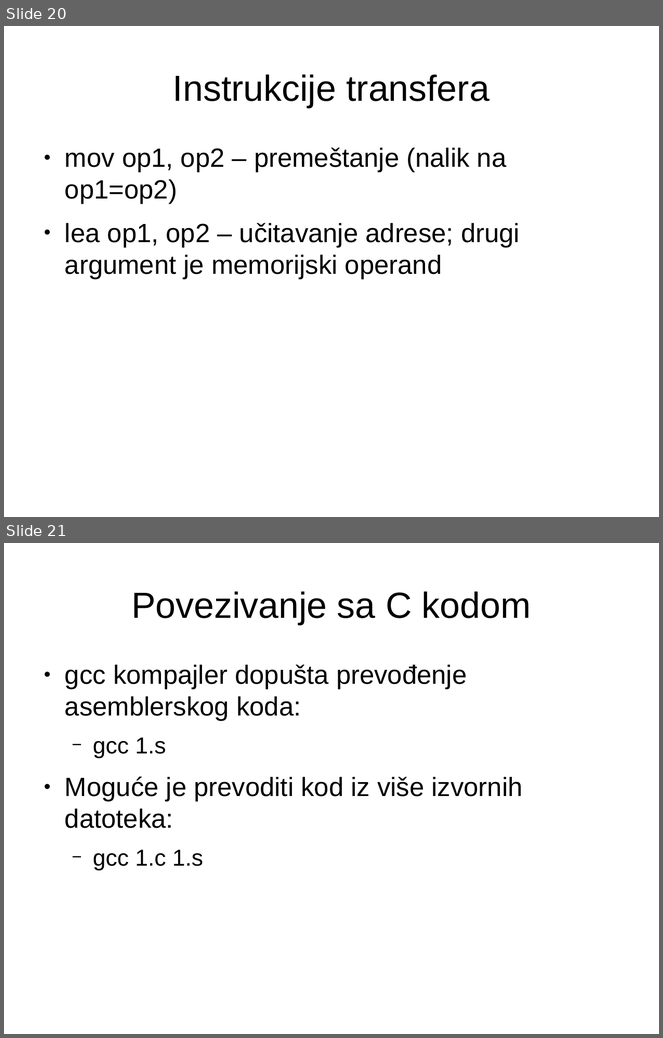
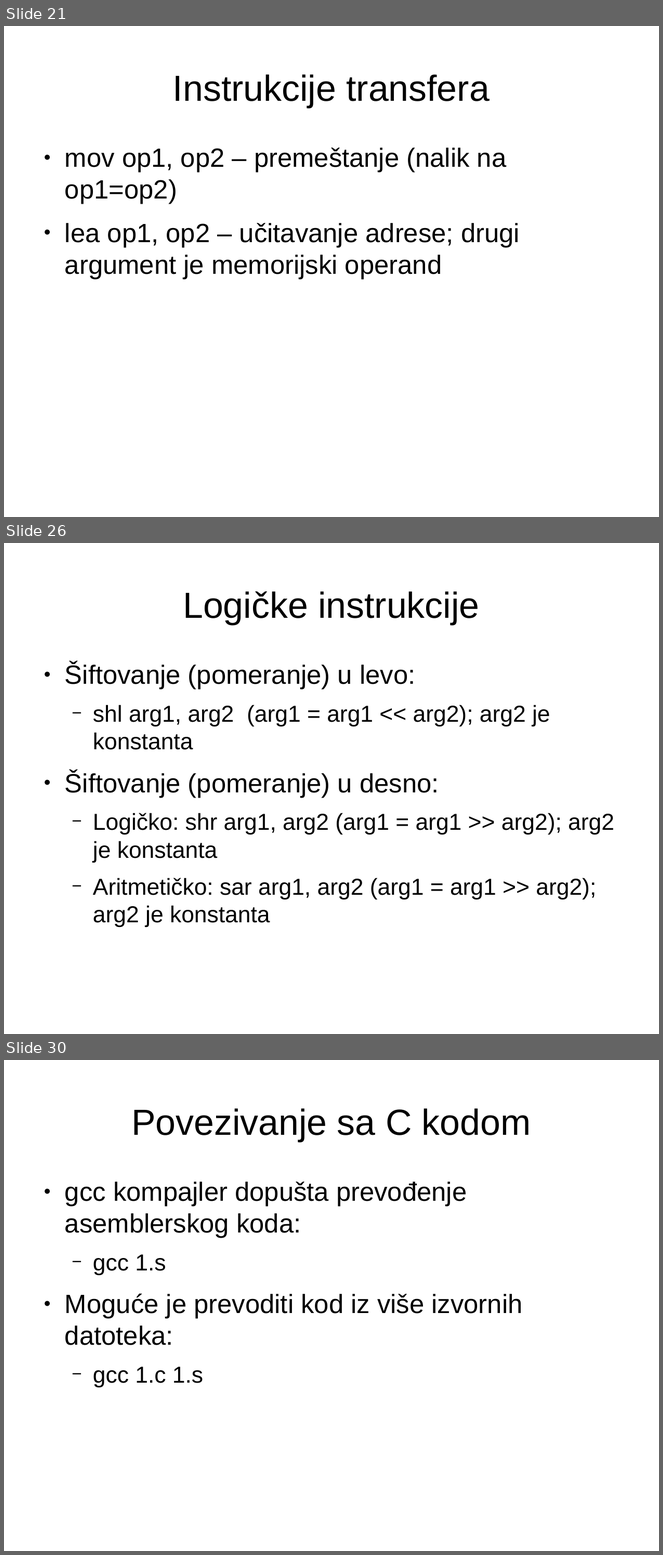
Before and after one commit to NikolaMilev/assembler-prezentacije, a slide deck: cas01/prez.odp. Shown one above the other, each under a label of ours: slides 20 and 21 before the commit, slides 21, 26 and 30 after it; the slides between them are not shown. The pictures are 663x1038 and 663x1555 pixels, drawn with LibreOffice and Linux fonts; fonts in the diff are those of the drawing. Boxes give left, top, right and bottom in pixels: in the first picture for what was removed or moved away, otherwise in the second. Text is boxed around its words. In the diff, an @@ line names an element or a change of style, - is before the commit and + after.

Commit message:
Dodate aritmeticke i logicke instrukcije, kao i instrukcije poredjenja i kontrole toka

```diff
--- a/cas01/prez.odp
+++ b/cas01/prez.odp
@@ slide 26 added at (4,543,659,1034), background #FFFFFF @@
@@ title added at (183,591,479,625), 44 pt, text #000000 @@
+Logičke instrukcije
@@ text added at (65,663,614,928), 28 pt, text #000000 @@
+● Šiftovanje (pomeranje) u levo:
+  − shl arg1, arg2 (arg1 = arg1 << arg2); arg2 je konstanta
+● Šiftovanje (pomeranje) u desno:
+  − Logičko: shr arg1, arg2 (arg1 = arg1 >> arg2); arg2 je konstanta
+  − Aritmetičko: sar arg1, arg2 (arg1 = arg1 >> arg2); arg2 je konstanta
@@ what was slide 20 is now slide 21 @@
@@ what was slide 21 is now slide 30 @@
```
Also in this commit, not shown: 8 slides changed, 8 other slides added, 4 other files.
